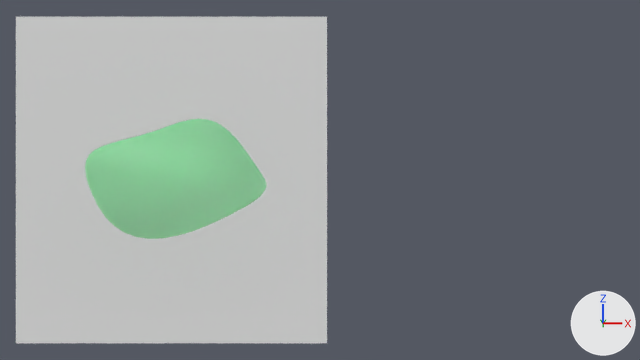
The Blender file Powerpoint/Blender/SafeSet.blend as it was, and as the next commit left it.
Before and after are seen from the file's camera 'Camera'. Every picture has the same lights, and +X, +Y and +Z are marked at lower right.

Objects in the first picture: '443-4433950_enter-image-description-here-2-on-coordinate-plane', 'BezierCircle.002'.
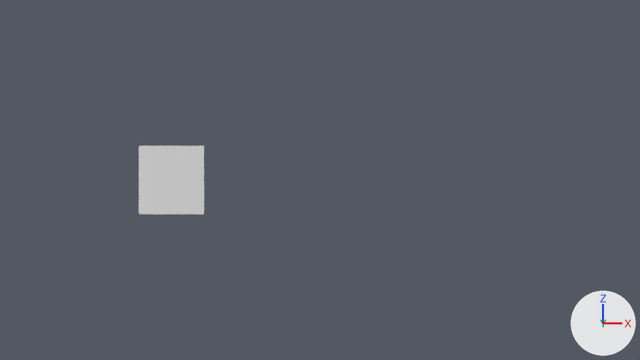
Where the change shows, as pixel boxes [x1, y1, x2, y2] in the pictures (640 x 360 px):
```json
{"object": "443-4433950_enter-image-description-here-2-on-coordinate-plane", "change": "rescaled", "before": [16, 17, 327, 343], "on screen": "not visible afterwards"}
{"object": "BezierCircle.002", "change": "surface changed", "before": [85, 119, 266, 239], "after": [85, 119, 266, 239], "on screen": "green to grey"}
```

The change, as JSON lines over the scene's bpy script:
```json
{"op": "set", "path": "mat_material_003.alpha", "old": "0.496", "new": "0.0"}
{"op": "set", "path": "ob_443_4433950_enter_image_description_here_2_on_coordinate_plane.scale", "old": "(4.76, 4.76, 4.76)", "new": "(1.0, 1.0, 1.0)"}
```
